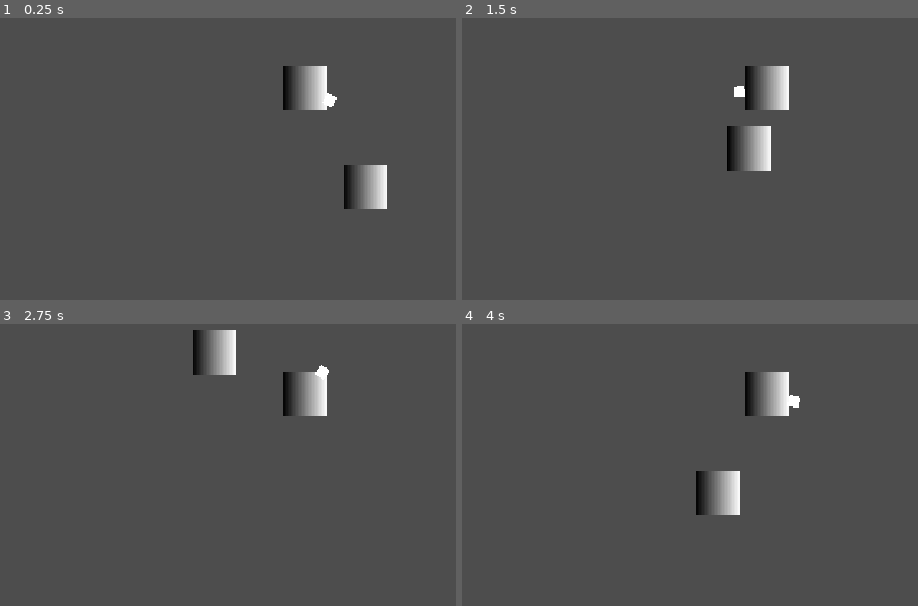
Above: before the commit, frames 1-4 (two rows, left to right).
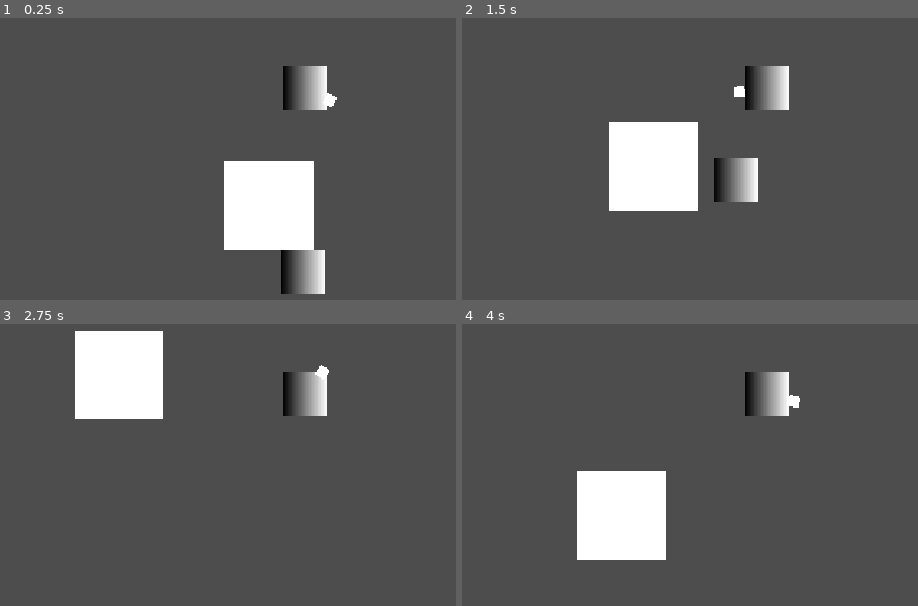
Above: after the commit, the same moments.

Repository: Iviv122/NoTimeToThink
Game: Godot game, scene res://test.tscn
Two runs of this game, one before a commit and one after it. Both use one fixed random seed, a clock stepped at 60 frames per second and the inputs below.
Inputs (mouse positions are in pixels of both pictures, inside the frame that each line leads up to):
- Up to frame 1 (0.25 s): no input
- Up to frame 2 (1.5 s): tap Enter at 0.5 s; move the mouse to (outside the picture) at 0.52 s; hold D (right) 0.53-1.28 s; hold Shift (dash) 0.53-1.28 s; move the mouse to (607, 111) at 1.27 s; hold S (down) from 1.28 s (still down); tap Shift (dash) at 1.35 s
- Up to frame 3 (2.75 s): move the mouse to (outside the picture) at 2.02 s; release S (down) at 2.03 s; hold D (right) from 2.03 s (still down); hold Shift (dash) from 2.03 s (still down)
- Up to frame 4 (4 s): move the mouse to (726, 484) at 2.77 s; release D (right) at 2.78 s; release Shift (dash) at 2.78 s; hold W (up) 2.78-3.53 s; tap Shift (dash) at 2.85 s; move the mouse to (outside the picture) at 3.52 s; hold A (left) from 3.53 s (still down); hold Shift (dash) from 3.53 s (still down)

The runs differ from the first frame. In frame 1, 8.6% of the frame differs, in the area x 49-85%, y 50-98%; in frame 2, 8.4%; in frame 3, 7.2%; in frame 4, 7.4%.

Commit message:
kamikadze

Diff:
--- /dev/null
+++ b/game_objects/kamikaze.tscn
@@ -0,0 +1,24 @@
+[gd_scene format=3 uid="uid://br3bq1tw5mu4i"]
+
+[ext_resource type="Script" uid="uid://b2gpk2i5pet8p" path="res://objects/enemies/kamikaze.gd" id="1_hu22j"]
+[ext_resource type="Resource" uid="uid://dn3c1ysafxeu" path="res://resources/player_pos.tres" id="2_bktlu"]
+
+[sub_resource type="RectangleShape2D" id="RectangleShape2D_pkisx"]
+size = Vector2(64, 64)
+
+[sub_resource type="Gradient" id="Gradient_8uh7m"]
+
+[sub_resource type="GradientTexture2D" id="GradientTexture2D_g36xy"]
+gradient = SubResource("Gradient_8uh7m")
+
+[node name="Kamikaze" type="CharacterBody2D" unique_id=1398235538]
+script = ExtResource("1_hu22j")
+speed = 600.0
+player_pos = ExtResource("2_bktlu")
+metadata/_custom_type_script = "uid://b2gpk2i5pet8p"
+
+[node name="CollisionShape2D" type="CollisionShape2D" parent="." unique_id=290408477]
+shape = SubResource("RectangleShape2D_pkisx")
+
+[node name="Sprite2D" type="Sprite2D" parent="." unique_id=1649873412]
+texture = SubResource("GradientTexture2D_g36xy")
--- /dev/null
+++ b/game_objects/player_body.tscn
@@ -0,0 +1,43 @@
+[gd_scene format=3 uid="uid://c0f3krm82xxx7"]
+
+[ext_resource type="Script" uid="uid://b27lrqpbonhb1" path="res://objects/player/player_body.gd" id="1_7agsw"]
+[ext_resource type="Resource" uid="uid://dn3c1ysafxeu" path="res://resources/player_pos.tres" id="2_4c2um"]
+[ext_resource type="Script" uid="uid://c84ghgmr7vgod" path="res://objects/player/shooter.gd" id="3_i023p"]
+
+[sub_resource type="Gradient" id="Gradient_37kl0"]
+
+[sub_resource type="GradientTexture2D" id="GradientTexture2D_pkisx"]
+gradient = SubResource("Gradient_37kl0")
+
+[sub_resource type="RectangleShape2D" id="RectangleShape2D_g36xy"]
+size = Vector2(64, 64)
+
+[sub_resource type="Gradient" id="Gradient_6uqi0"]
+offsets = PackedFloat32Array(1)
+colors = PackedColorArray(1, 1, 1, 1)
+
+[sub_resource type="GradientTexture2D" id="GradientTexture2D_6uqi0"]
+gradient = SubResource("Gradient_6uqi0")
+width = 16
+height = 16
+
+[node name="PlayerBody" type="CharacterBody2D" unique_id=2091922282]
+script = ExtResource("1_7agsw")
+player_pos = ExtResource("2_4c2um")
+metadata/_custom_type_script = "uid://b27lrqpbonhb1"
+
+[node name="Sprite2D" type="Sprite2D" parent="." unique_id=1975884225]
+texture = SubResource("GradientTexture2D_pkisx")
+
+[node name="CollisionShape2D" type="CollisionShape2D" parent="." unique_id=453541776]
+shape = SubResource("RectangleShape2D_g36xy")
+
+[node name="Camera2D" type="Camera2D" parent="." unique_id=1351580657]
+
+[node name="Shooter" type="Node2D" parent="." unique_id=1496620287 node_paths=PackedStringArray("player_body")]
+script = ExtResource("3_i023p")
+player_body = NodePath("..")
+metadata/_custom_type_script = "uid://c84ghgmr7vgod"
+
+[node name="Sprite2D" type="Sprite2D" parent="Shooter" unique_id=1360141178]
+texture = SubResource("GradientTexture2D_6uqi0")
--- /dev/null
+++ b/game_objects/wall.tscn
@@ -0,0 +1,21 @@
+[gd_scene format=3 uid="uid://hncmt63iakqa"]
+
+[sub_resource type="Gradient" id="Gradient_ppyta"]
+offsets = PackedFloat32Array(1)
+colors = PackedColorArray(1, 1, 1, 1)
+
+[sub_resource type="GradientTexture2D" id="GradientTexture2D_ykrsh"]
+gradient = SubResource("Gradient_ppyta")
+width = 128
+height = 128
+
+[sub_resource type="RectangleShape2D" id="RectangleShape2D_ppyta"]
+size = Vector2(128, 128)
+
+[node name="StaticBody2D" type="StaticBody2D" unique_id=1404694232]
+
+[node name="Sprite2D" type="Sprite2D" parent="." unique_id=1546330940]
+texture = SubResource("GradientTexture2D_ykrsh")
+
+[node name="CollisionShape2D" type="CollisionShape2D" parent="." unique_id=2060701802]
+shape = SubResource("RectangleShape2D_ppyta")
--- /dev/null
+++ b/objects/enemies/enemy.gd
@@ -0,0 +1,37 @@
+@abstract
+extends CharacterBody2D
+class_name Enemy
+
+@export_category("stats")
+@export var health : float = 3
+@export var speed : float = 250
+
+@export_category("targeting/ai")
+@export var player_pos : PlayerPos
+
+@export_category("misc")
+@export var projectile : PackedScene
+@export var death_particle : PackedScene
+# misc
+
+@abstract func on_damage(amount : float) -> void
+@abstract func on_death() -> void
+
+func death_effect() -> void:
+	if !death_particle:
+		return
+	var eff = death_particle.instantiate() as GPUParticles2D
+
+	eff.global_position = global_position
+	eff.restart()
+
+	get_tree().root.add_child(eff)
+
+func damage(amount : float) -> void:
+	health -= amount
+	on_damage(amount)
+
+func die() -> void:
+	death_effect()
+	on_death()
+	queue_free()
--- /dev/null
+++ b/objects/enemies/kamikaze.gd
@@ -0,0 +1,23 @@
+extends Enemy
+class_name Kamikaze
+
+@export var radius : float = 250
+
+func on_damage(_amount : float) -> void:
+	pass
+func on_death() -> void:
+	pass
+
+func explode() -> void:
+	die()
+
+func _process(_delta: float) -> void:
+
+	for i in get_slide_collision_count():
+		var collision = get_slide_collision(i)
+		if collision.get_collider() is PlayerBody:
+			explode()
+
+	var dir = (player_pos.player.global_position - global_position).normalized()
+	velocity = dir*speed
+	move_and_slide()
--- a/objects/gun/pistol.gd
+++ b/objects/gun/pistol.gd
@@ -3,11 +3,12 @@
 
 
 func shoot(init_pos : Vector2,end_point : Vector2,scene : SceneTree) -> void:
-	var _projectile = projectile.instantiate()
+	var _projectile = projectile.instantiate() as Projectile
 
 	var projectile_init_pos = init_pos + muzzle_point_offset
 	var dir = (end_point - init_pos).normalized()
 
-	_projectile
+	_projectile.global_position = projectile_init_pos
+	_projectile.dir = dir
 
 	scene.root.add_child(_projectile)
--- a/objects/player/player_body.gd
+++ b/objects/player/player_body.gd
@@ -9,12 +9,17 @@
 @export var dash_cooldown : float = 1
 @export var dash_modifier : float = 2.5
 
+@export_category("misc")
+@export var player_pos : PlayerPos
 
 var dir : Vector2 = Vector2.ZERO
 var state : State
 
 var _dash_time : float = 0
 var _dash_cooldown : float = 0
+
+func _ready() -> void:
+	player_pos.player = self
 
 func _input(event: InputEvent) -> void:
 	if event.is_action_pressed("dash"):
--- /dev/null
+++ b/objects/player/player_pos.gd
@@ -0,0 +1,4 @@
+extends Resource
+class_name PlayerPos
+
+var player : PlayerBody
--- /dev/null
+++ b/objects/projectile/bullet.gd
@@ -0,0 +1,10 @@
+extends Projectile
+class_name Bullet
+
+func hit(body : Node2D) -> void:
+	if body is Enemy:
+		body.damage(parent_gun.damage)
+
+# nothing
+func timer_end() -> void:
+	pass
--- a/objects/projectile/projectile.gd
+++ b/objects/projectile/projectile.gd
@@ -2,7 +2,7 @@
 extends Area2D
 class_name Projectile
 
-@export var speed : float
+@export var speed : float = 400
 @export var timer : float = 3
 
 var parent_gun : Gun
--- /dev/null
+++ b/resources/player_pos.tres
@@ -0,0 +1,7 @@
+[gd_resource type="Resource" script_class="PlayerPos" format=3 uid="uid://dn3c1ysafxeu"]
+
+[ext_resource type="Script" uid="uid://cr2dtlb5ng8lb" path="res://objects/player/player_pos.gd" id="1_7iy45"]
+
+[resource]
+script = ExtResource("1_7iy45")
+metadata/_custom_type_script = "uid://cr2dtlb5ng8lb"
--- a/test.tscn
+++ b/test.tscn
@@ -1,52 +1,16 @@
 [gd_scene format=3 uid="uid://dklmg5chupn7x"]
 
-[ext_resource type="Script" uid="uid://b27lrqpbonhb1" path="res://objects/player/player_body.gd" id="1_37kl0"]
-[ext_resource type="Script" uid="uid://c84ghgmr7vgod" path="res://objects/player/shooter.gd" id="2_8uh7m"]
-
-[sub_resource type="Gradient" id="Gradient_37kl0"]
-
-[sub_resource type="GradientTexture2D" id="GradientTexture2D_pkisx"]
-gradient = SubResource("Gradient_37kl0")
-
-[sub_resource type="RectangleShape2D" id="RectangleShape2D_g36xy"]
-size = Vector2(64, 64)
-
-[sub_resource type="Gradient" id="Gradient_6uqi0"]
-offsets = PackedFloat32Array(1)
-colors = PackedColorArray(1, 1, 1, 1)
-
-[sub_resource type="GradientTexture2D" id="GradientTexture2D_6uqi0"]
-gradient = SubResource("Gradient_6uqi0")
-width = 16
-height = 16
-
-[sub_resource type="Gradient" id="Gradient_8uh7m"]
-
-[sub_resource type="GradientTexture2D" id="GradientTexture2D_g36xy"]
-gradient = SubResource("Gradient_8uh7m")
+[ext_resource type="PackedScene" uid="uid://br3bq1tw5mu4i" path="res://game_objects/kamikaze.tscn" id="1_ppyta"]
+[ext_resource type="PackedScene" uid="uid://c0f3krm82xxx7" path="res://game_objects/player_body.tscn" id="2_8uh7m"]
+[ext_resource type="PackedScene" uid="uid://hncmt63iakqa" path="res://game_objects/wall.tscn" id="3_6uqi0"]
 
 [node name="Node2D" type="Node2D" unique_id=1277816644]
 
-[node name="PlayerBody" type="CharacterBody2D" parent="." unique_id=232925231]
-script = ExtResource("1_37kl0")
-metadata/_custom_type_script = "uid://b27lrqpbonhb1"
+[node name="Kamikaze" parent="." unique_id=1398235538 instance=ExtResource("1_ppyta")]
+position = Vector2(-4, 284)
+speed = 400.0
 
-[node name="Sprite2D" type="Sprite2D" parent="PlayerBody" unique_id=1950162341]
-texture = SubResource("GradientTexture2D_pkisx")
+[node name="PlayerBody" parent="." unique_id=2091922282 instance=ExtResource("2_8uh7m")]
 
-[node name="CollisionShape2D" type="CollisionShape2D" parent="PlayerBody" unique_id=861991328]
-shape = SubResource("RectangleShape2D_g36xy")
-
-[node name="Camera2D" type="Camera2D" parent="PlayerBody" unique_id=182159266]
-
-[node name="Shooter" type="Node2D" parent="PlayerBody" unique_id=610726885 node_paths=PackedStringArray("player_body")]
-script = ExtResource("2_8uh7m")
-player_body = NodePath("..")
-metadata/_custom_type_script = "uid://c84ghgmr7vgod"
-
-[node name="Sprite2D" type="Sprite2D" parent="PlayerBody/Shooter" unique_id=1565369025]
-texture = SubResource("GradientTexture2D_6uqi0")
-
-[node name="Sprite2D" type="Sprite2D" parent="." unique_id=2084930779]
-position = Vector2(87, 143)
-texture = SubResource("GradientTexture2D_g36xy")
+[node name="StaticBody2D" parent="." unique_id=1404694232 instance=ExtResource("3_6uqi0")]
+position = Vector2(-51, 169)
Not shown, added: objects/enemies/enemy.gd.uid
Not shown, added: objects/enemies/kamikaze.gd.uid
Not shown, added: objects/player/player_pos.gd.uid
Not shown, added: objects/projectile/bullet.gd.uid
